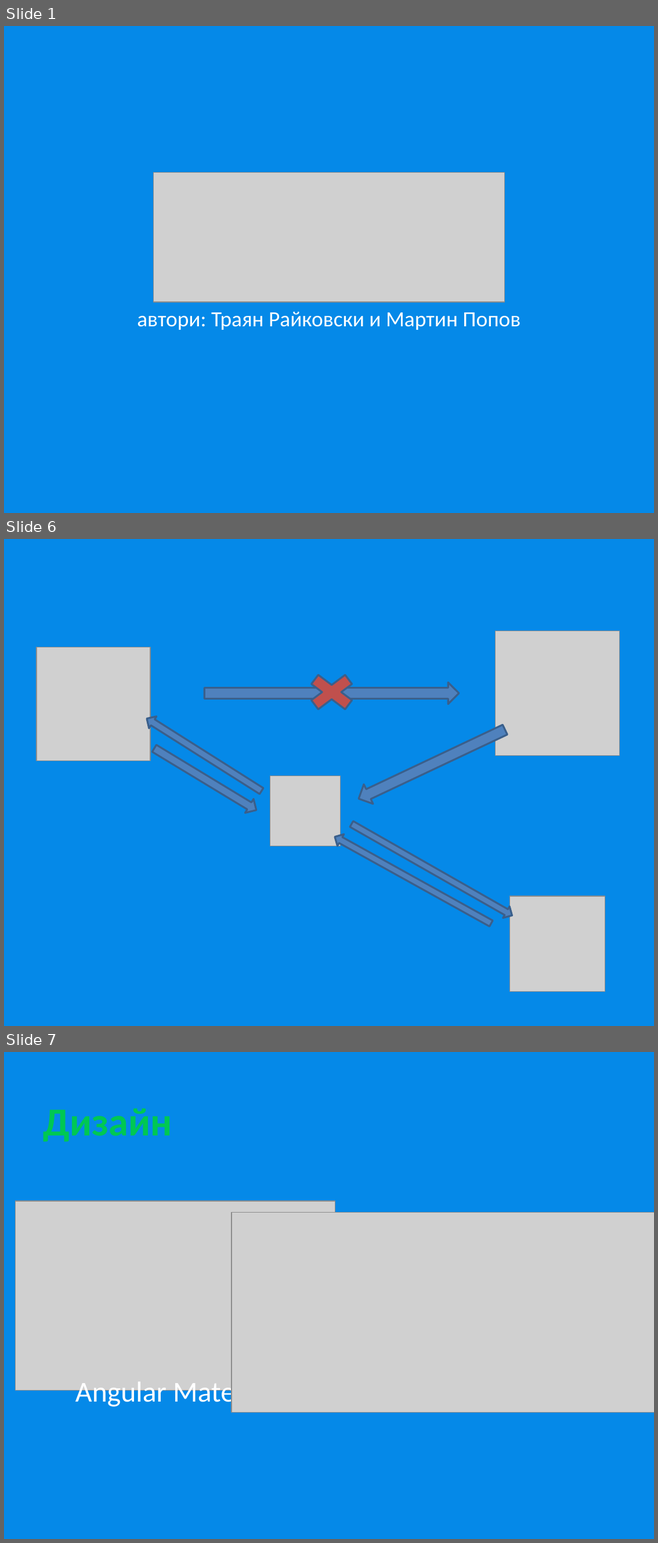
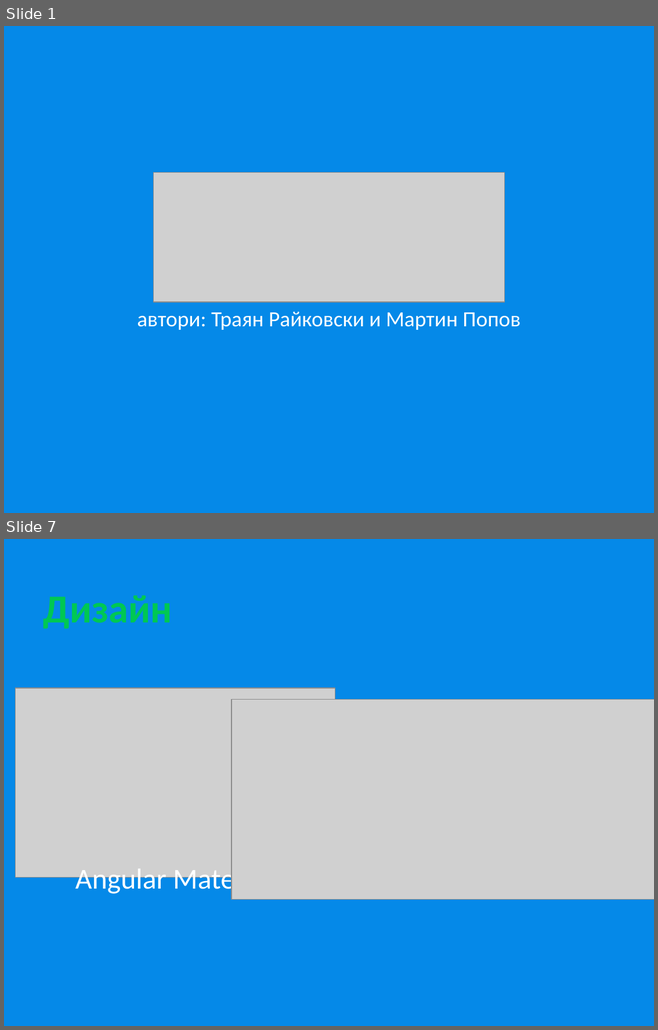
Before and after one commit to kachamaka/plannerix-frontend, a slide deck: 40.pptx. Shown one above the other, each under a label of ours: slides 1, 6 and 7 before the commit, slides 1 and 7 after it; the slides between them are not shown. The pictures are 658x1543 and 658x1030 pixels, drawn with LibreOffice and Linux fonts; fonts in the diff are those of the drawing; grey boxes stand for pictures; background and template pictures are left out. Boxes give left, top, right and bottom in pixels: in the first picture for what was removed or moved away, otherwise in the second. Text is boxed around its words. In the diff, an @@ line names an element or a change of style, - is before the commit and + after.

```diff
--- a/40.pptx
+++ b/40.pptx
@@ slide 6 removed at box(4, 539, 654, 1026), background #0589E8 @@
@@ picture removed at box(495, 631, 620, 756) @@
@@ picture removed at box(36, 647, 150, 761) @@
@@ cross removed at box(299, 668, 364, 716) @@
@@ right arrow removed at box(204, 683, 459, 704) @@
@@ right arrow removed at box(143, 712, 266, 797) @@
@@ right arrow removed at box(354, 720, 509, 808) @@
@@ right arrow removed at box(150, 741, 261, 817) @@
@@ picture removed at box(270, 776, 340, 846) @@
@@ left arrow removed at box(332, 831, 494, 930) @@
@@ right arrow removed at box(348, 819, 515, 921) @@
@@ picture removed at box(509, 896, 605, 992) @@
```
Also in this commit, not shown: 4 slides changed, 2 slides added, 1 other slide removed.
